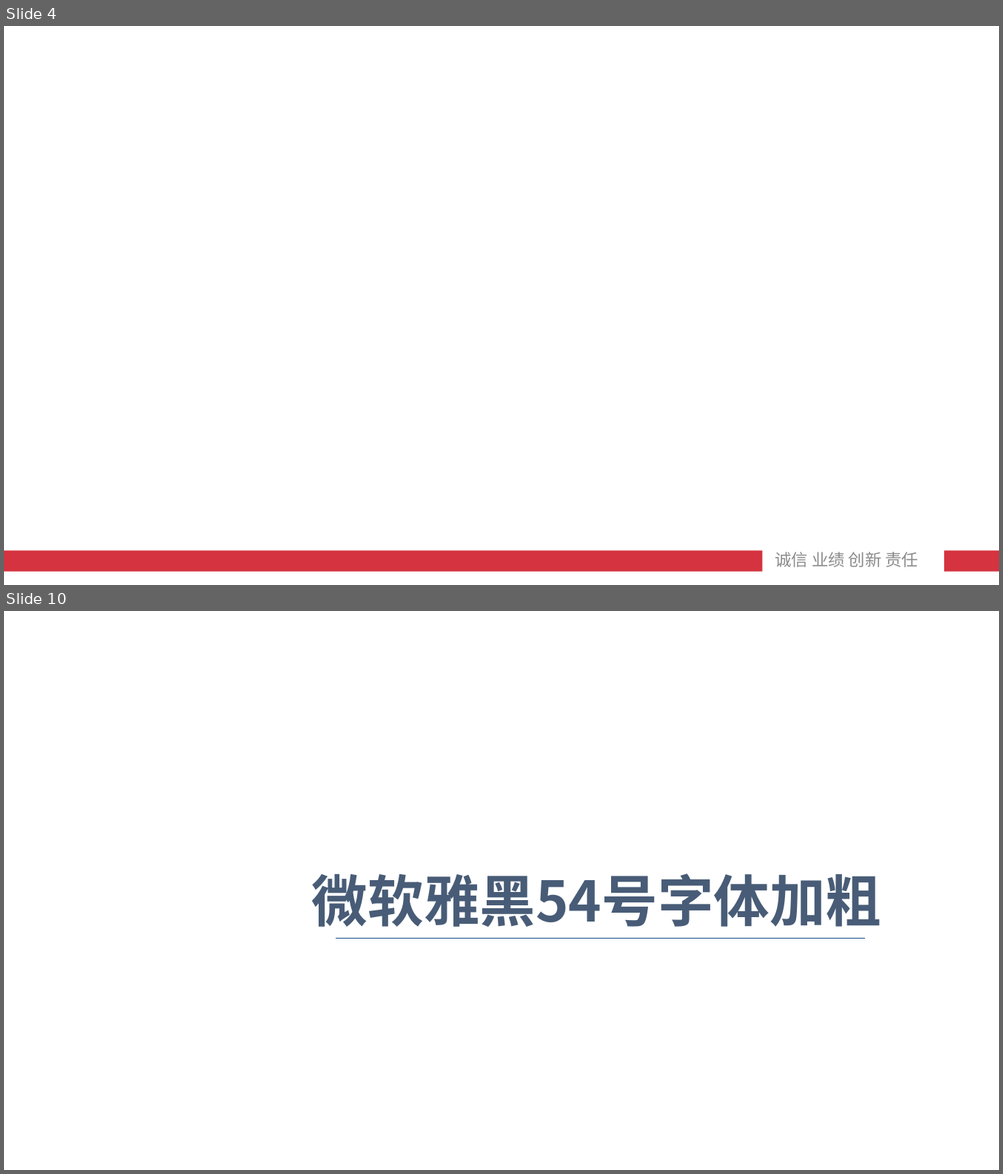
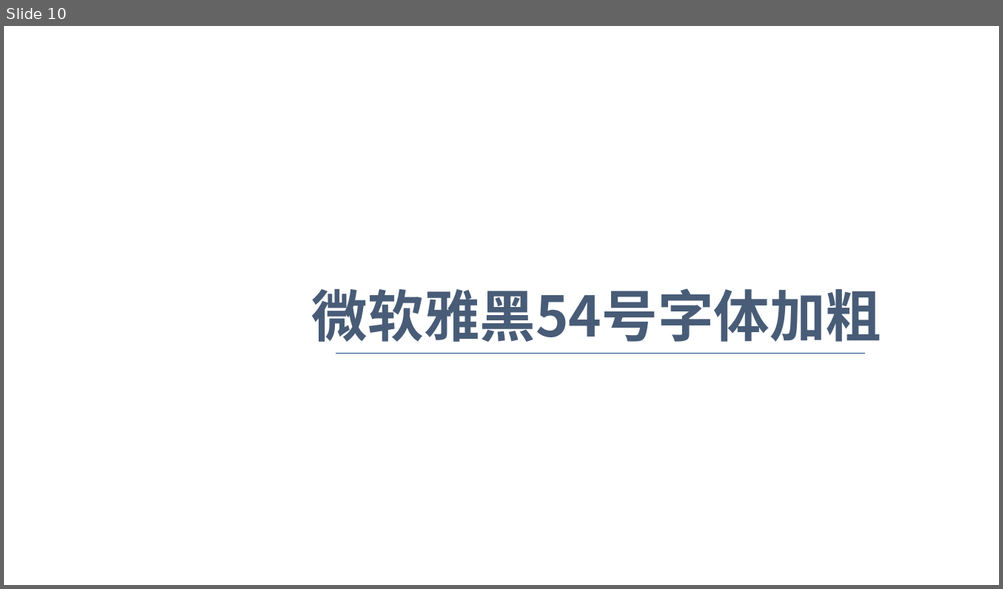
Before and after one commit to roet80736/WXMiniTraining, a slide deck: 微信小程序初级入门.pptx. Shown one above the other, each under a label of ours: slides 4 and 10 before the commit, slide 10 after it; the slides between them are not shown. The pictures are 1003x1174 and 1003x589 pixels, drawn with LibreOffice and Linux fonts; fonts in the diff are those of the drawing; background and template pictures are left out. Boxes give left, top, right and bottom in pixels: in the first picture for what was removed or moved away, otherwise in the second. Text is boxed around its words. In the diff, an @@ line names an element or a change of style, - is before the commit and + after.

```diff
--- a/微信小程序初级入门.pptx
+++ b/微信小程序初级入门.pptx
@@ slide 4 removed at [4, 26, 999, 585], background picture (left out) @@
@@ rectangle removed at [4, 551, 762, 572] @@
@@ text removed at [774, 552, 918, 568] @@
-诚信 业绩 创新 责任
@@ rectangle removed at [944, 551, 999, 572] @@
```
Also in this commit, not shown: 4 slides added, 3 other slides removed, 12 other files.
